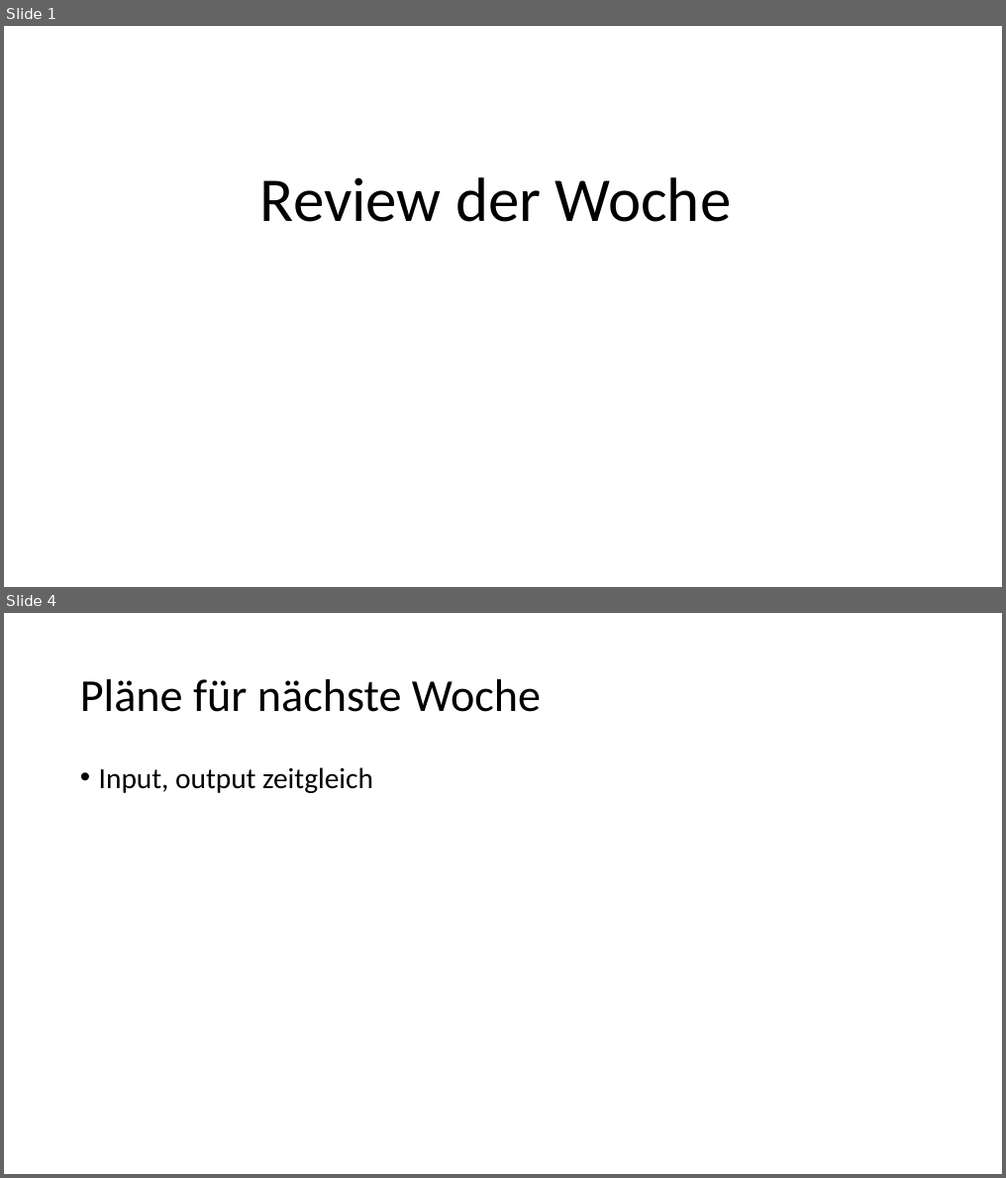
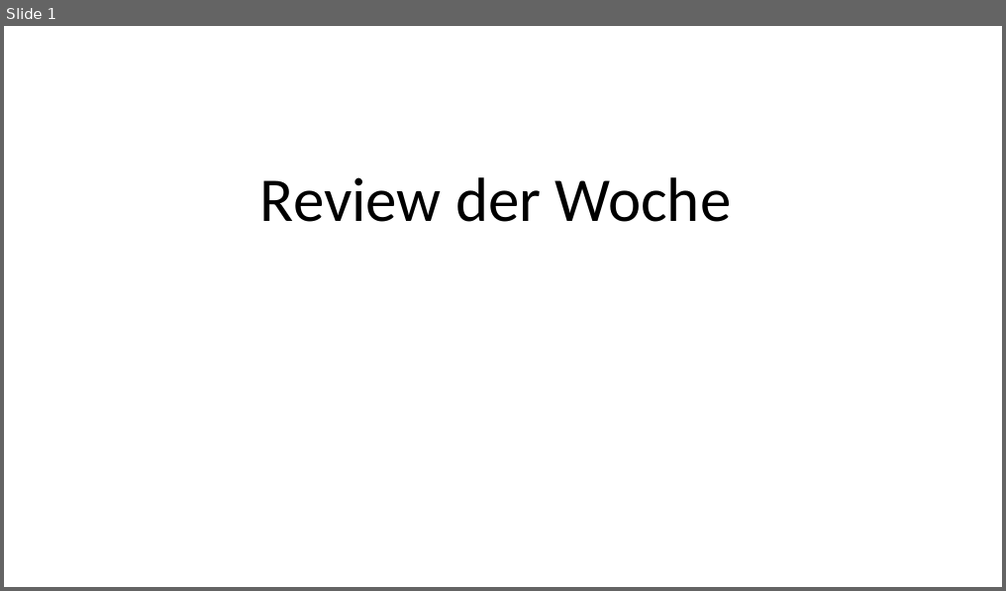
Before and after one commit to resist95/activation-ba, a slide deck: Review der Woche.odp. Shown one above the other, each under a label of ours: slides 1 and 4 before the commit, slide 1 after it; the slides between them are not shown. The pictures are 1006x1178 and 1006x591 pixels, drawn with LibreOffice and Linux fonts; fonts in the diff are those of the drawing. Boxes give left, top, right and bottom in pixels: in the first picture for what was removed or moved away, otherwise in the second. Text is boxed around its words. In the diff, an @@ line names an element or a change of style, - is before the commit and + after.

```diff
--- a/Review der Woche.odp
+++ b/Review der Woche.odp
@@ slide 4 removed at bbox=[4, 613, 1002, 1174], background #FFFFFF @@
@@ title removed at bbox=[80, 679, 541, 712] @@
-Pläne für nächste Woche
@@ text removed at bbox=[99, 767, 373, 793] @@
-• Input, output zeitgleich
```
Also in this commit, not shown: 4 slides added, 2 other slides removed, 10 other files.
